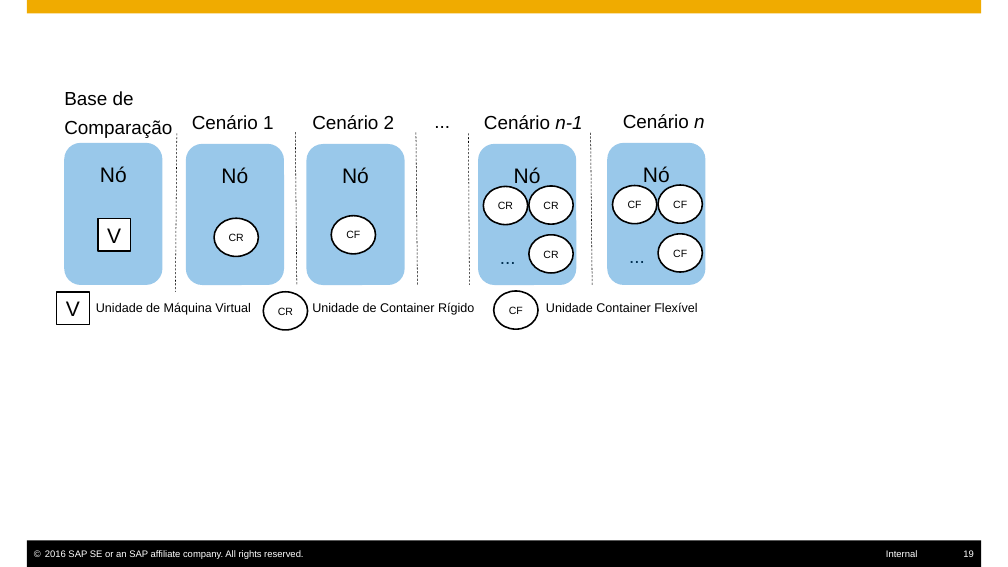
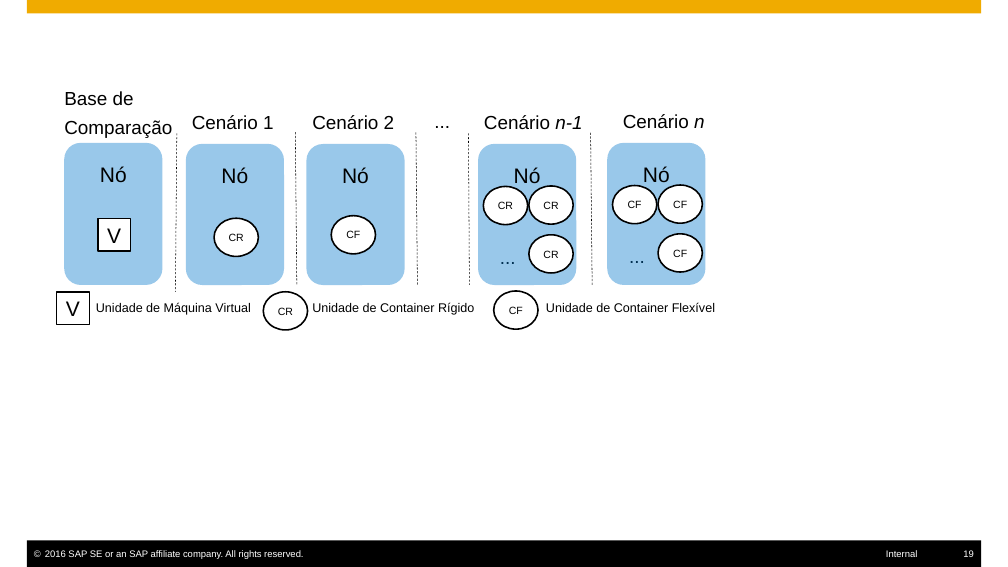
Before and after one commit to dbrauner/meuprojeto, a slide deck: slide 19 of Arquitetura.pptx. Drawn at 1008x567 pixels with LibreOffice and Linux fonts; fonts in the diff are those of the drawing. Boxes give left, top, right and bottom in pixels: in the first picture for what was removed or moved away, otherwise in the second. Text is boxed around its words. In the diff, an @@ line names an element or a change of style, - is before the commit and + after.

```diff
--- a/Arquitetura.pptx
+++ b/Arquitetura.pptx
@@ text at [546,302,715,312]: text changed @@
-Unidade Container Flexível
+Unidade de Container Flexível
```
Also in this commit, not shown: 4 other files.
